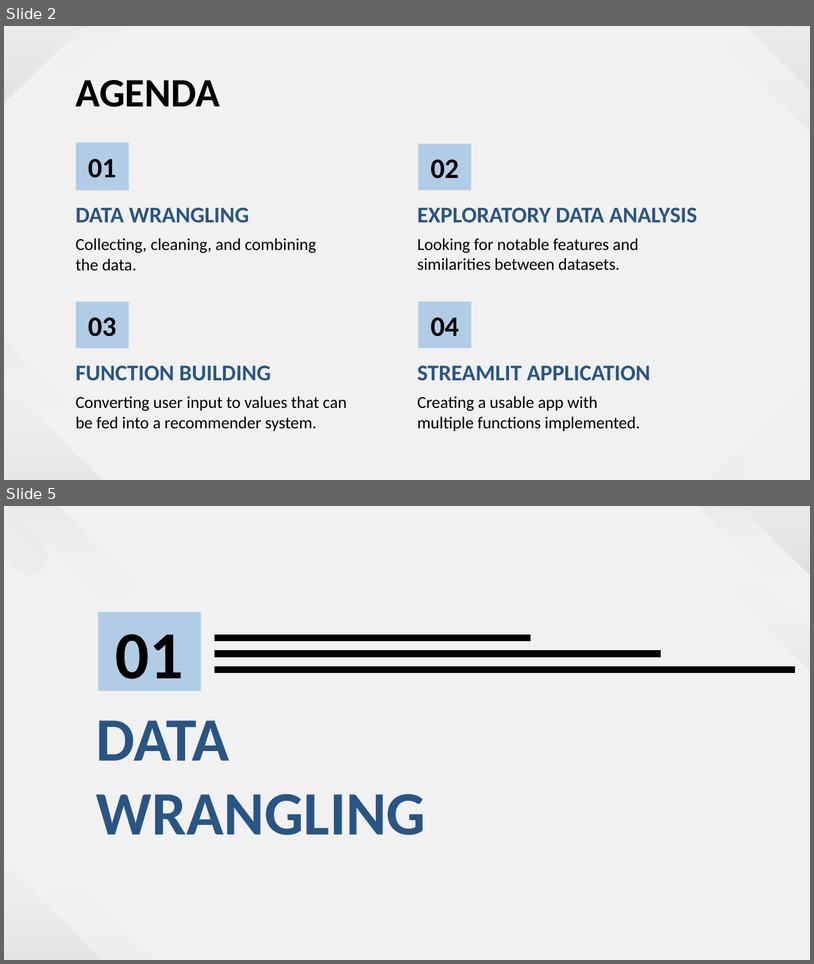
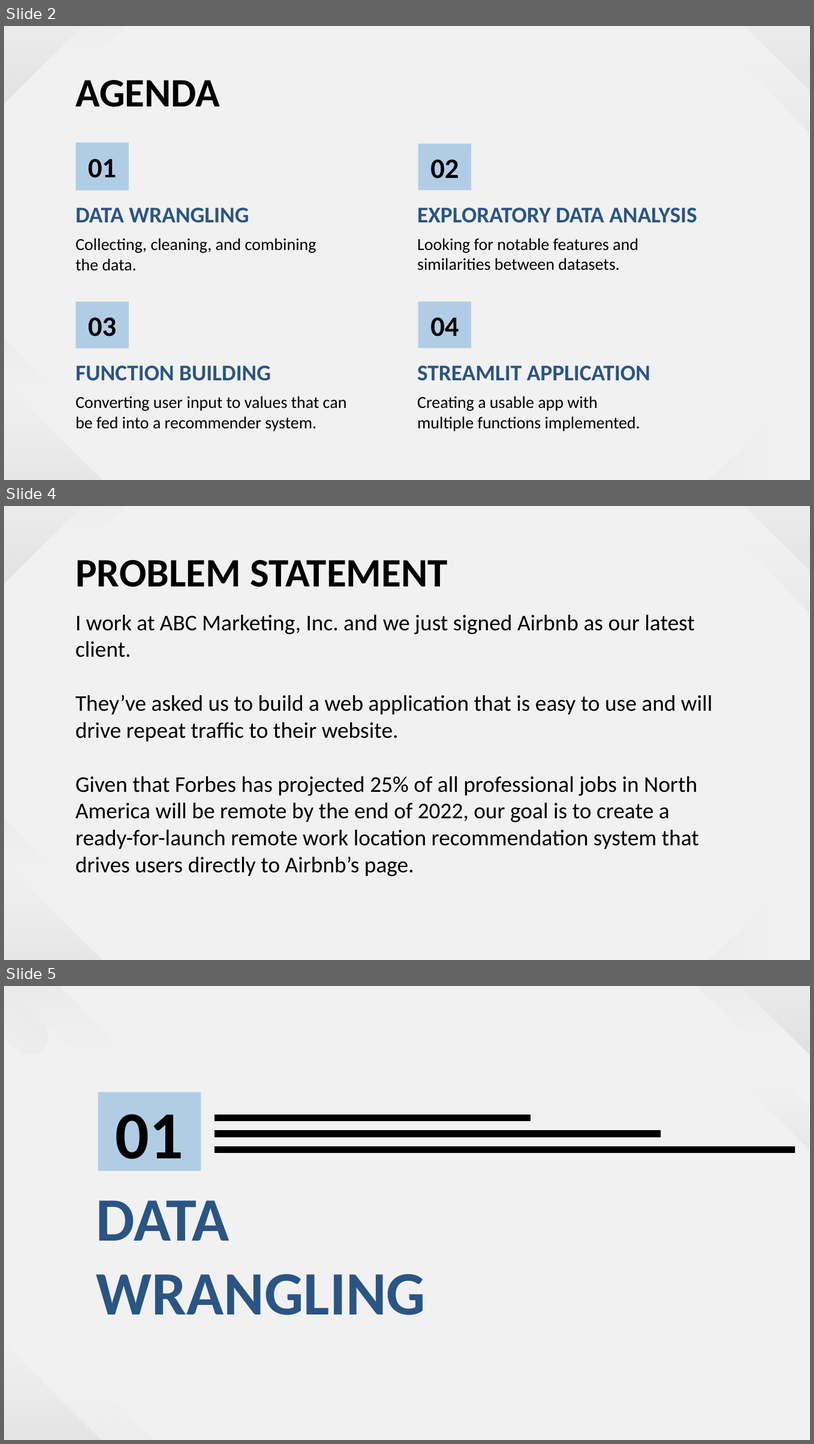
Before and after one commit to cynthia-rodriguez1/wfh-location-recommender, a slide deck: addtl/wfh_recommender_pres.pptx. Shown one above the other, each under a label of ours: slides 2 and 5 before the commit, slides 2, 4 and 5 after it; the slides between them are not shown. The pictures are 814x964 and 814x1444 pixels, drawn with LibreOffice and Linux fonts; fonts in the diff are those of the drawing. Boxes give left, top, right and bottom in pixels: in the first picture for what was removed or moved away, otherwise in the second. Text is boxed around its words. In the diff, an @@ line names an element or a change of style, - is before the commit and + after.

```diff
--- a/addtl/wfh_recommender_pres.pptx
+++ b/addtl/wfh_recommender_pres.pptx
@@ slide 4 added at <box>4,506,810,960</box>, background #F1F1F1; not listed: 7 template elements that a slide beside it also shows @@
@@ text added at <box>75,560,447,587</box>, 36 pt, text #000000, bold @@
+PROBLEM STATEMENT
@@ text added at <box>75,615,713,876</box>, 20 pt, text #000000 @@
+I work at ABC Marketing, Inc. and we just signed Airbnb as our latest client.
+They’ve asked us to build a web application that is easy to use and will drive repeat traffic to their website.
+Given that Forbes has projected 25% of all professional jobs in North America will be remote by the end of 2022, our goal is to create a ready-for-launch remote work location recommendation system that drives users directly to Airbnb’s page.
```
Also in this commit, not shown: 6 slides changed, 1 other slide added, 2 slides removed, 5 other files.
